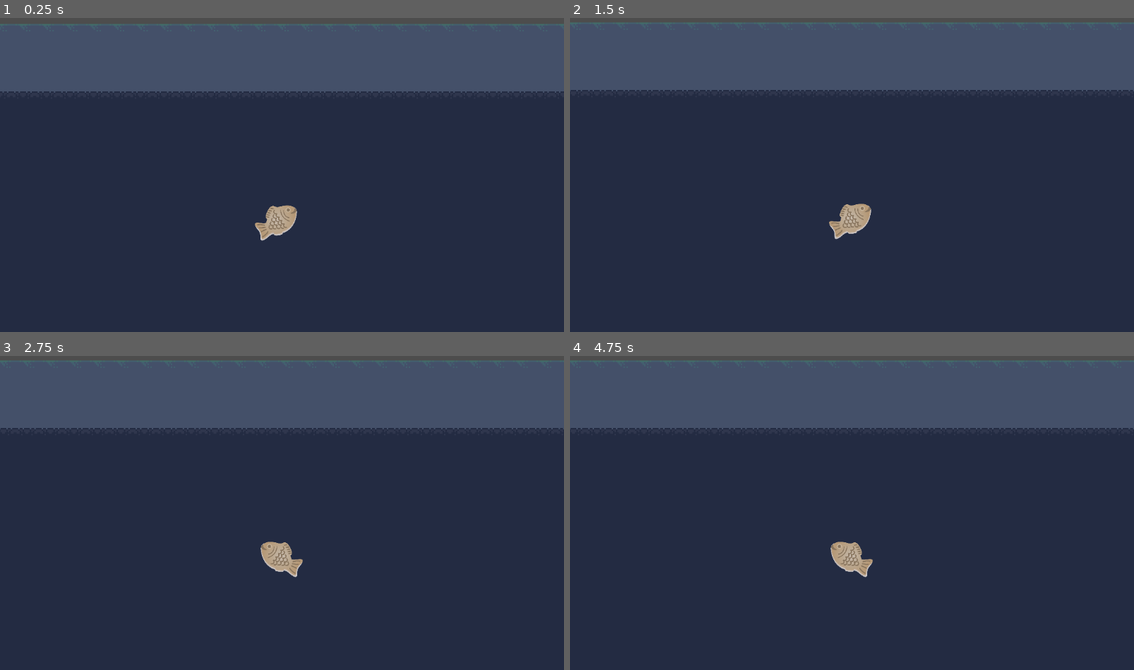
Above: before the commit, frames 1-4 (two rows, left to right).
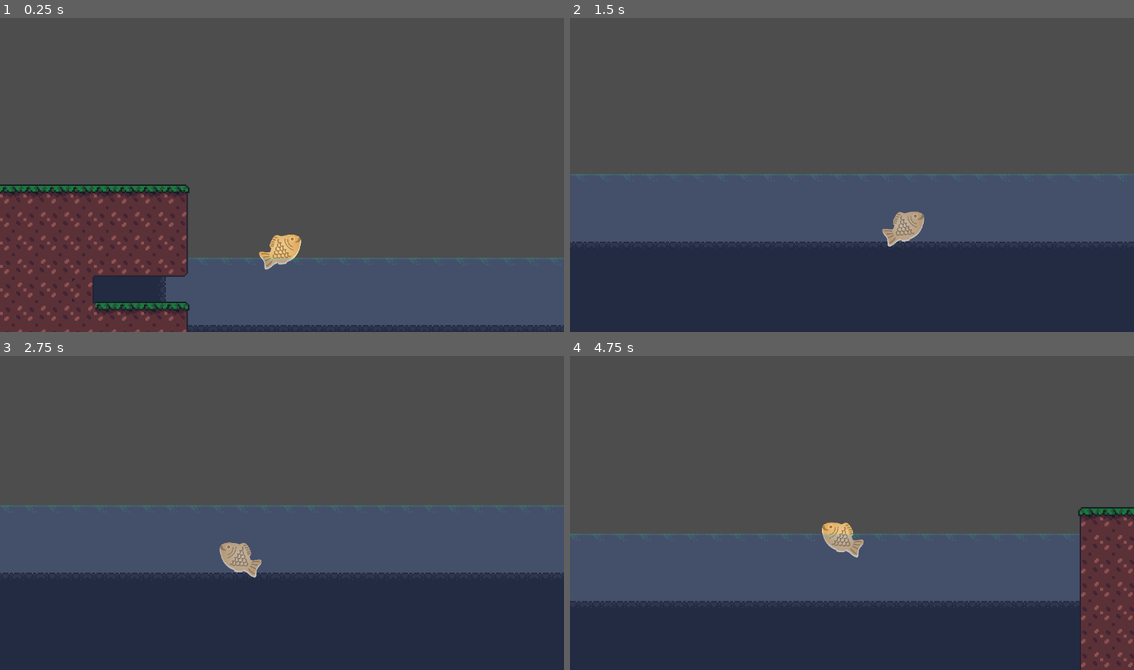
Above: after the commit, the same moments.

Repository: Griffii/Dfishgame
Game: Godot game, scene res://scenes/test_world.tscn
Two runs of this game, one before a commit and one after it. Both use one fixed random seed, a clock stepped at 60 frames per second and the inputs below. The project has no main scene, so this scene is started directly.
Inputs:
- Up to frame 1 (0.25 s): no input
- Up to frame 2 (1.5 s): hold D (move_right) from 0.53 s (still down); tap Space (jump) at 0.77 s
- Up to frame 3 (2.75 s): tap Space (jump) at 1.52 s; release D (move_right) at 2.03 s; hold A (move_left) from 2.03 s (still down)
- Up to frame 4 (4.75 s): release A (move_left) at 2.78 s; hold D (move_right) 2.78-4.28 s; tap Space (jump) at 3.02, 3.77, 4.52 s; hold A (move_left) from 4.28 s (still down)

The runs differ from the first frame. In frame 1, 95% of the frame differs, in the area x 0-100%, y 2-100%; in frame 2, 70%; in frame 3, 68%; in frame 4, 78%.

Commit message:
I don't know what changed.

Diff:
--- a/scenes/test_world.tscn
+++ b/scenes/test_world.tscn
@@ -187,7 +187,7 @@
 use_kinematic_bodies = true
 
 [node name="TestPlayer" parent="." instance=ExtResource("2_1in50")]
-position = Vector2(335, -231)
+position = Vector2(143, -399)
 
 [node name="TileMapLayer_Water_Foreground" type="TileMapLayer" parent="."]
 position = Vector2(705, -224)
